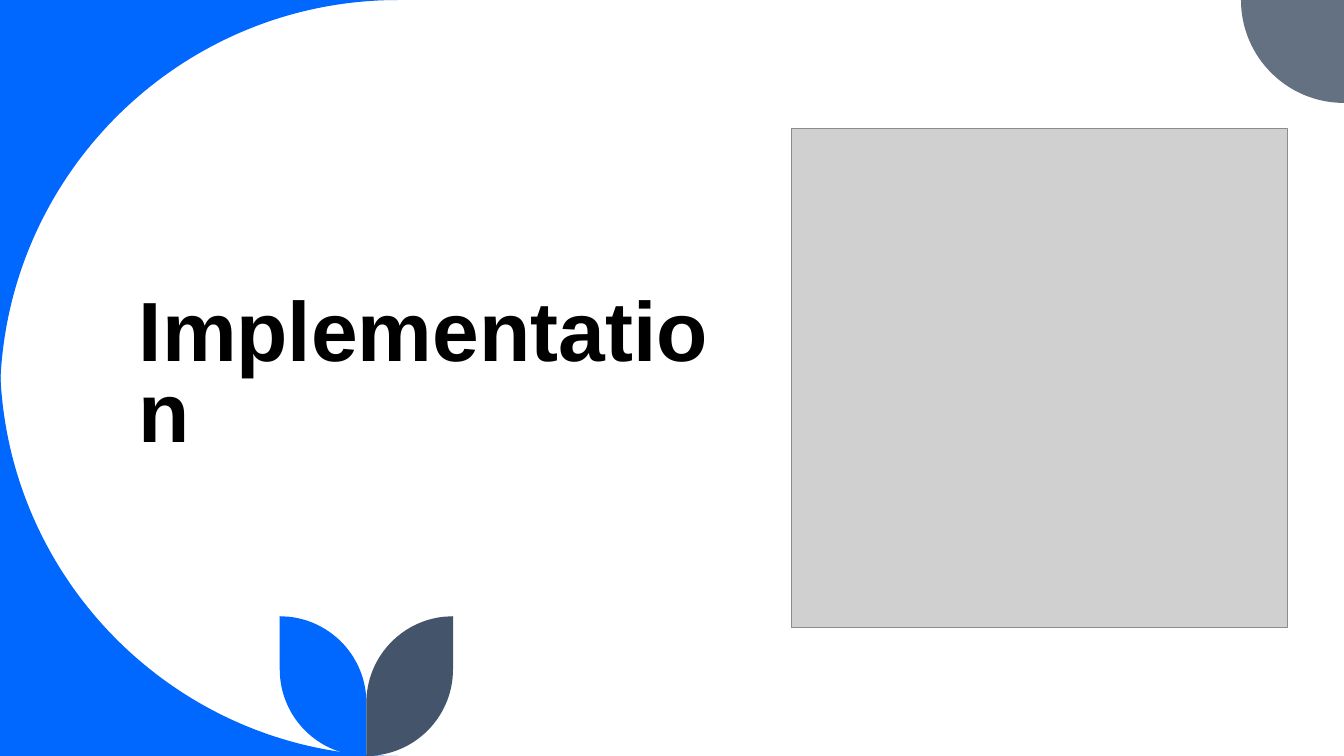
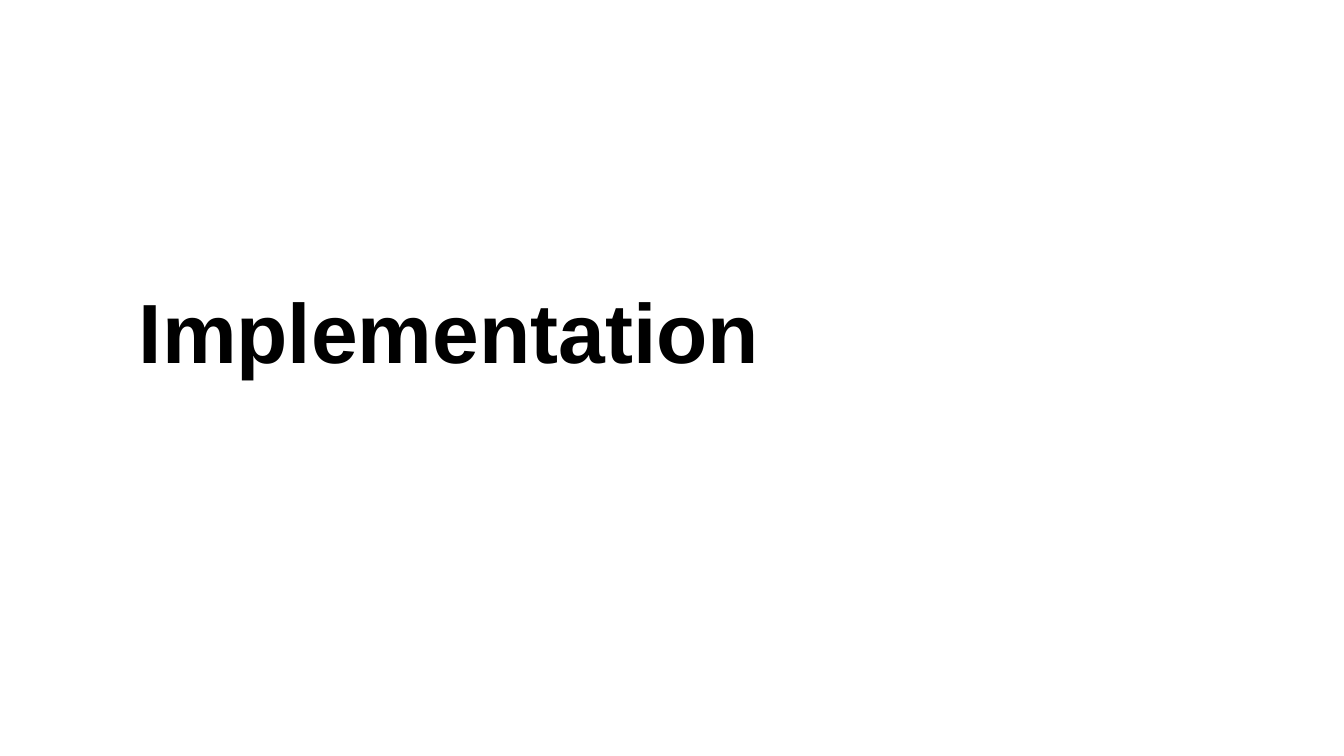
Before and after one commit to aslucky0143/final-year-project, a slide deck: slide 16 of Liver Cirrhosis Prediction System.pptx (slide 13 before the commit). Drawn at 1344x756 pixels with LibreOffice and Linux fonts; fonts in the diff are those of the drawing; grey boxes stand for pictures. Boxes give left, top, right and bottom in pixels: in the first picture for what was removed or moved away, otherwise in the second. Text is boxed around its words. In the diff, an @@ line names an element or a change of style, - is before the commit and + after.

```diff
--- a/Liver Cirrhosis Prediction System.pptx
+++ b/Liver Cirrhosis Prediction System.pptx
@@ title "Implementation" moved from (x1=129, y1=291, x2=763, y2=465) to (x1=139, y1=302, x2=759, y2=379) @@
@@ title "Implementation" at (x1=139, y1=302, x2=759, y2=379): vertical alignment middle to bottom @@
@@ picture removed at (x1=792, y1=129, x2=1289, y2=627) @@
@@ group removed at (x1=0, y1=0, x2=1344, y2=756): 5 freeform shapes @@
```
Also in this commit, not shown: 15 other slides changed, 4 slides added, 6 slides removed, 2 other files.
